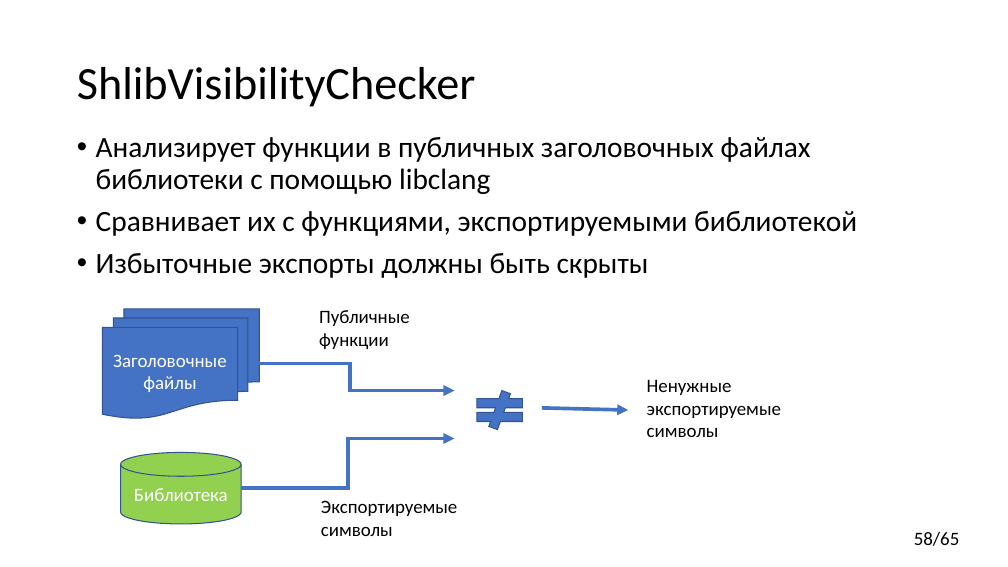
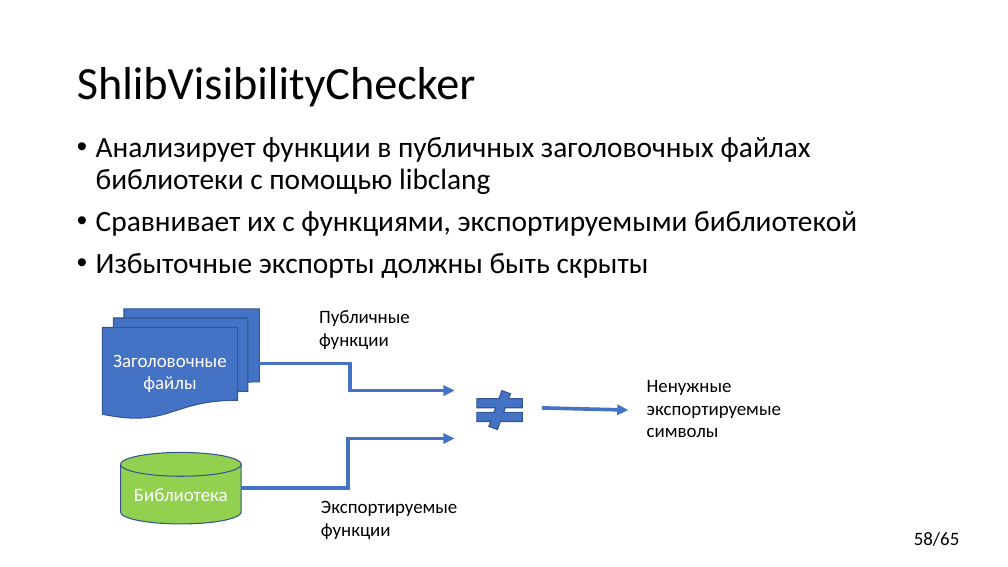
Before and after one commit to yugr/CppRussia, a slide deck: slide 58 of 2024/RU.pptx. Drawn at 1008x567 pixels with LibreOffice and Linux fonts; fonts in the diff are those of the drawing. Boxes give left, top, right and bottom in pixels: in the first picture for what was removed or moved away, otherwise in the second. Text is boxed around its words. In the diff, an @@ line names an element or a change of style, - is before the commit and + after.

```diff
--- a/2024/RU.pptx
+++ b/2024/RU.pptx
@@ text at [321, 500, 457, 539]: text changed @@
-Экспортируемые символы
+Экспортируемые функции
```
Also in this commit, not shown: 5 other slides changed, 1 other file.
